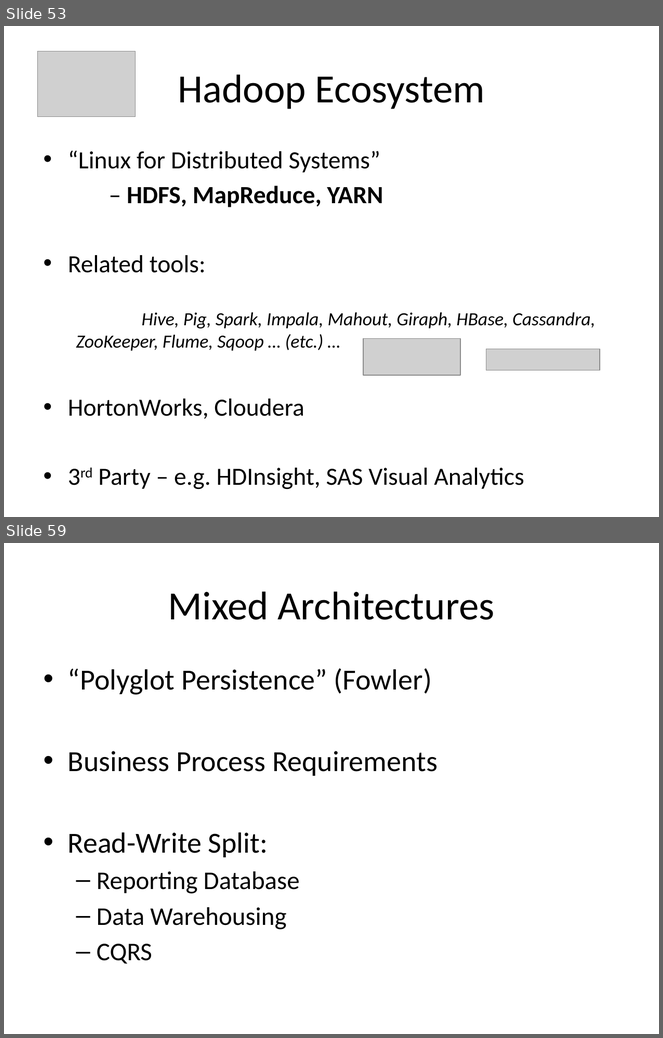
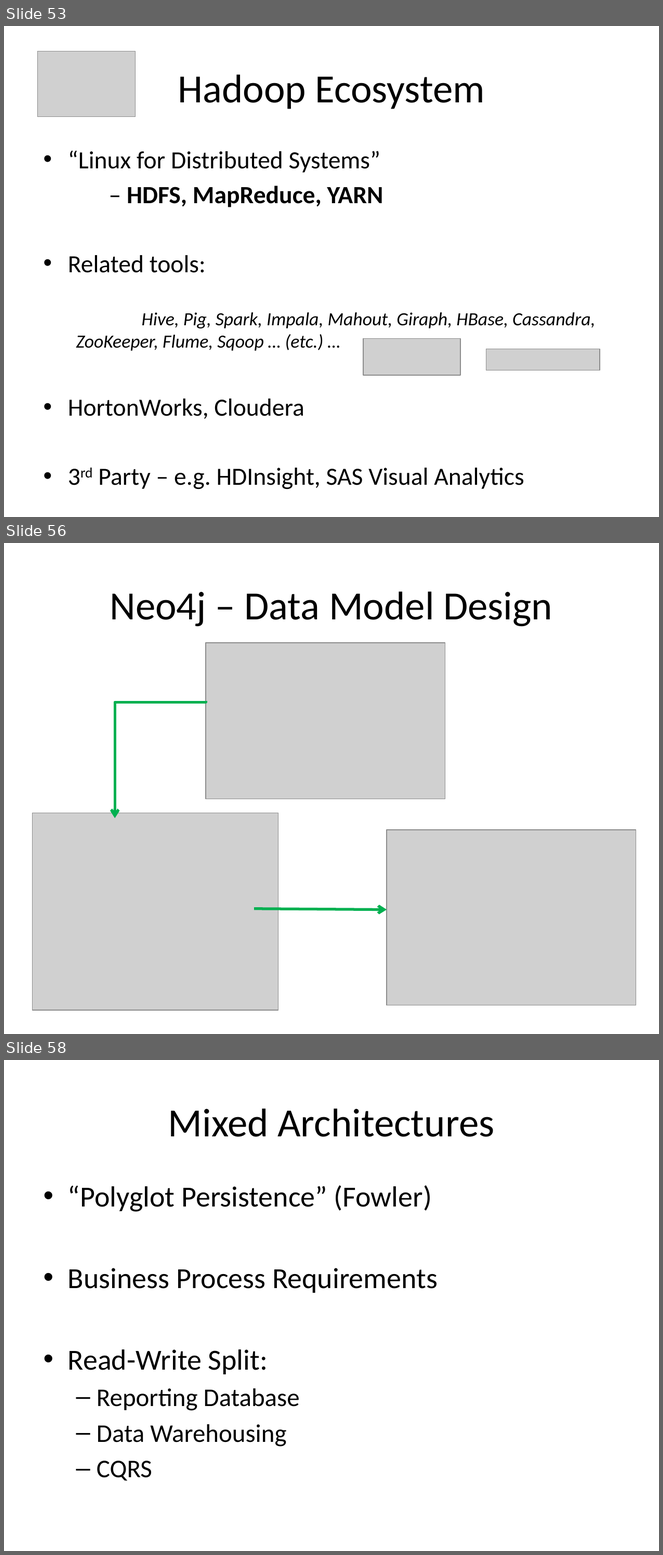
Before and after one commit to alexdgarland/database-demos, a slide deck: Slides/Not Only SQL - Picking A Database for DotNET.pptx. Shown one above the other, each under a label of ours: slides 53 and 59 before the commit, slides 53, 56 and 58 after it; the slides between them are not shown. The pictures are 663x1038 and 663x1555 pixels, drawn with LibreOffice and Linux fonts; fonts in the diff are those of the drawing; grey boxes stand for pictures. Boxes give left, top, right and bottom in pixels: in the first picture for what was removed or moved away, otherwise in the second. Text is boxed around its words. In the diff, an @@ line names an element or a change of style, - is before the commit and + after.

```diff
--- a/Slides/Not Only SQL - Picking A Database for DotNET.pptx
+++ b/Slides/Not Only SQL - Picking A Database for DotNET.pptx
@@ slide 56 added at (x1=4, y1=543, x2=659, y2=1034), background #FFFFFF @@
@@ title added at (x1=110, y1=591, x2=553, y2=627), 44 pt, text #000000 @@
+Neo4j – Data Model Design
@@ picture added at (x1=206, y1=643, x2=445, y2=798) @@
@@ elbow arrow added from (206, 701) to (115, 818), #00B050 3 pt @@
@@ picture added at (x1=32, y1=813, x2=279, y2=1010) @@
@@ picture added at (x1=387, y1=830, x2=636, y2=1006) @@
@@ arrow added from (254, 909) to (387, 910), #00B050 3 pt @@
@@ what was slide 59 is now slide 58 @@
```
Also in this commit, not shown: 8 slides changed, 2 other slides added, 4 slides removed, 1 other file.
